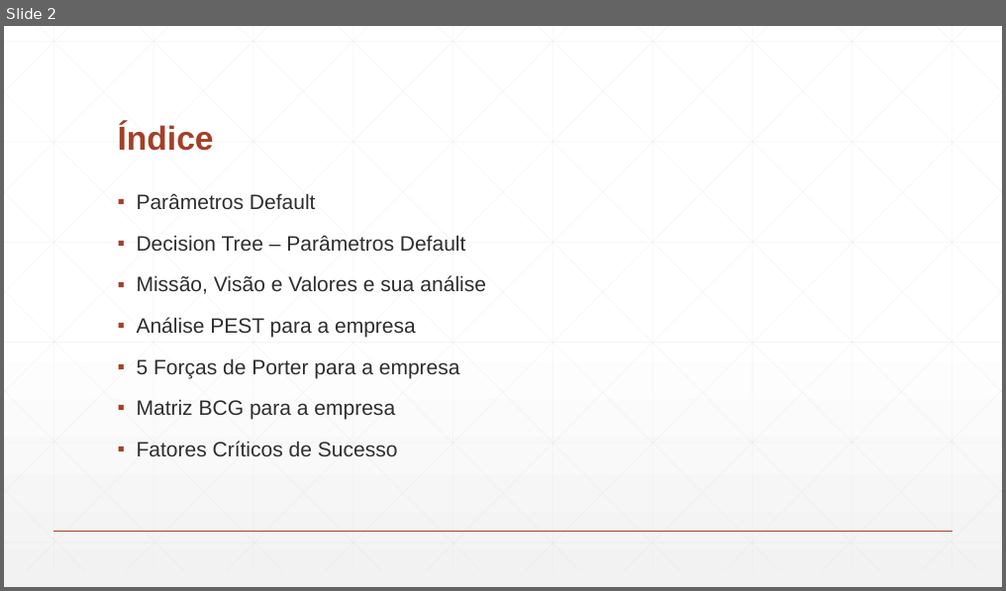
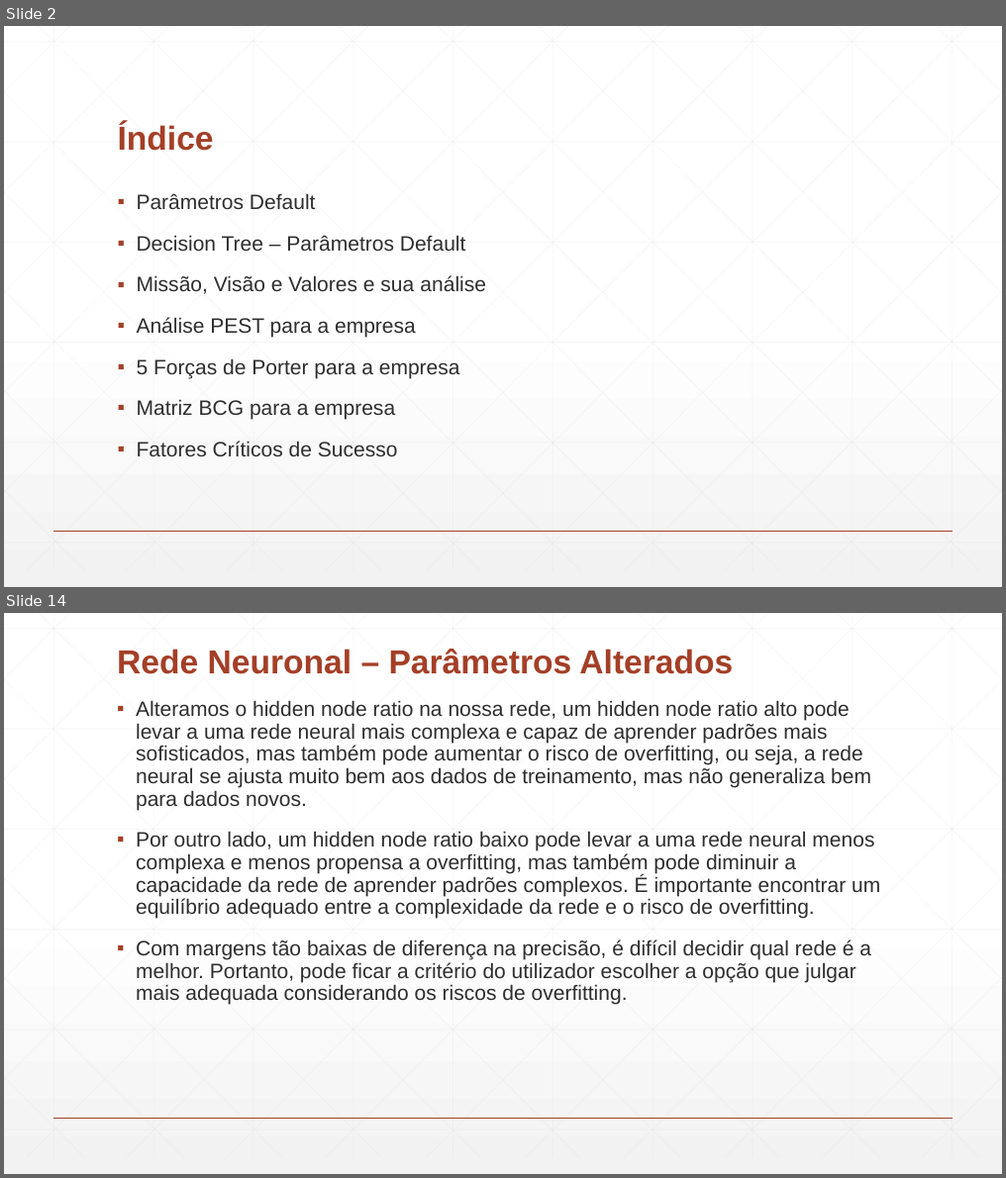
Before and after one commit to Paulitchos/SI_2_TP, a slide deck: Parte_2/DataMining.pptx. Shown one above the other, each under a label of ours: slide 2 before the commit, slides 2 and 14 after it; the slides between them are not shown. The pictures are 1006x591 and 1006x1178 pixels, drawn with LibreOffice and Linux fonts; fonts in the diff are those of the drawing. Boxes give left, top, right and bottom in pixels: in the first picture for what was removed or moved away, otherwise in the second. Text is boxed around its words. In the diff, an @@ line names an element or a change of style, - is before the commit and + after.

```diff
--- a/Parte_2/DataMining.pptx
+++ b/Parte_2/DataMining.pptx
@@ slide 14 added at [4,613,1002,1174], background gradient #FFFFFF to #F2F2F2; not listed: 47 template elements that a slide beside it also shows @@
@@ title added at [117,649,733,674], 32 pt, text #A43F27, bold @@
+Rede Neuronal – Parâmetros Alterados
@@ text added at [136,700,880,1005], 20 pt, text #2D2E2D @@
+▪ Alteramos o hidden node ratio na nossa rede, um hidden node ratio alto pode levar a uma rede neural mais complexa e capaz de aprender padrões mais sofisticados, mas também pode aumentar o risco de overfitting, ou seja, a rede neural se ajusta muito bem aos dados de treinamento, mas não generaliza bem para dados novos.
+▪ Por outro lado, um hidden node ratio baixo pode levar a uma rede neural menos complexa e menos propensa a overfitting, mas também pode diminuir a capacidade da rede de aprender padrões complexos. É importante encontrar um equilíbrio adequado entre a complexidade da rede e o risco de overfitting.
+▪ Com margens tão baixas de diferença na precisão, é difícil decidir qual rede é a melhor. Portanto, pode ficar a critério do utilizador escolher a opção que julgar mais adequada considerando os riscos de overfitting.
```
Also in this commit, not shown: 8 slides changed, 5 other slides added, 3 other files.
